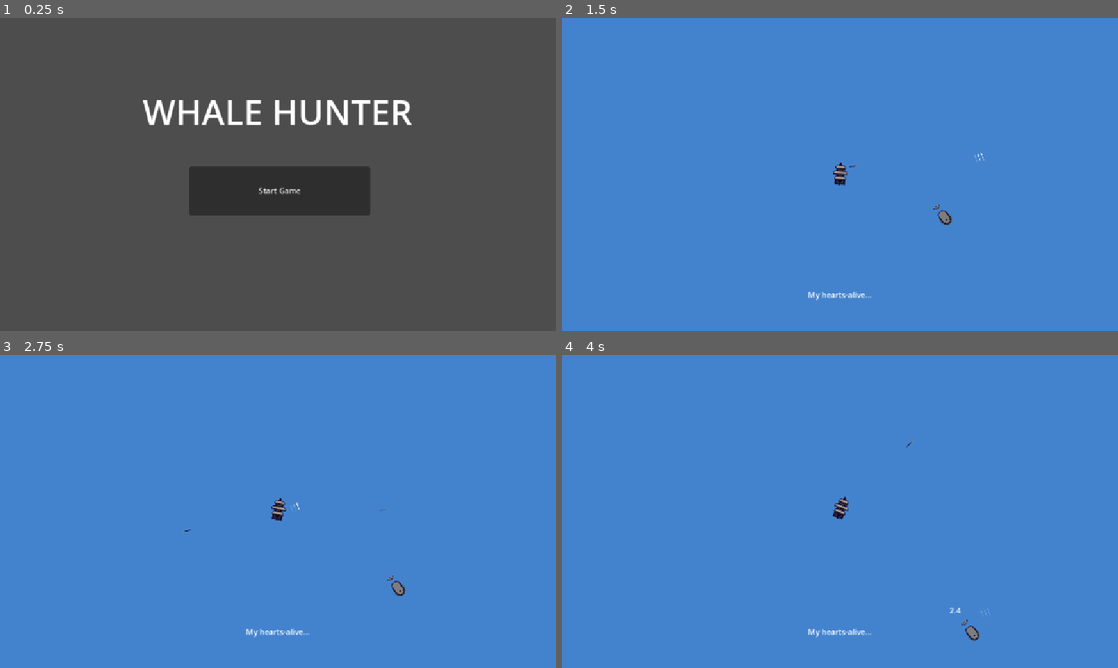
Above: before the commit, frames 1-4 (two rows, left to right).
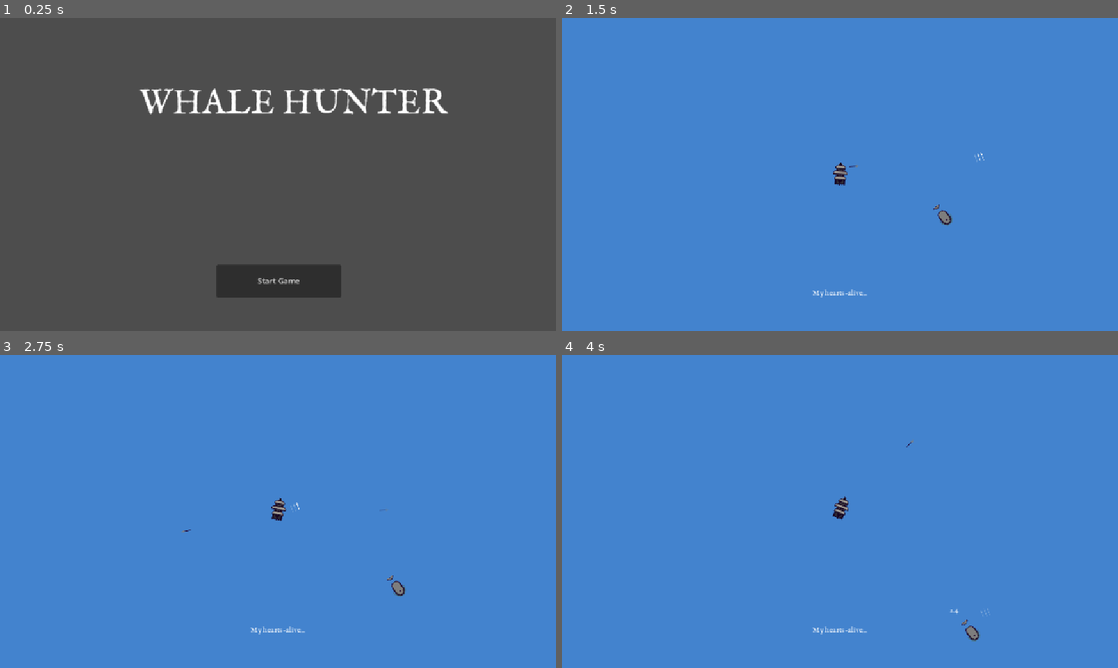
Above: after the commit, the same moments.

Repository: Waldoz53/whale-hunter
Game: Godot game, scene res://Scenes/start_menu.tscn
Same seed, same stepped clock (60 frames per second), same inputs: the game is played once before the commit and once after it.
Inputs (mouse positions are in pixels of both pictures, inside the frame that each line leads up to):
- Up to frame 1 (0.25 s): no input
- Up to frame 2 (1.5 s): click "Start Game" at 0.5 s; move the mouse to (962, 158) at 1.27 s; hold D (turn_right) from 1.28 s (still down); click (962, 158) at 1.42 s
- Up to frame 3 (2.75 s): release D (turn_right) at 2 s; drag from (166, 527) to (278, 508) at 2.02 s
- Up to frame 4 (4 s): move the mouse to (895, 442) at 2.77 s; hold D (turn_right) 2.78-3.5 s; click (895, 442) at 2.92 s; drag from (812, 574) to (967, 614) at 3.52 s

The runs differ from the first frame. In frame 1, 10% of the frame differs, in the area x 25-81%, y 22-90%; in frame 2, 0.2%; in frame 3, 0.2%; in frame 4, 0.2%.

Commit message:
some tweaks and polish

Diff:
--- a/Scenes/game_over.tscn
+++ b/Scenes/game_over.tscn
@@ -1,8 +1,10 @@
-[gd_scene load_steps=3 format=3 uid="uid://dunf81tom0emj"]
+[gd_scene load_steps=4 format=3 uid="uid://dunf81tom0emj"]
 
 [ext_resource type="Script" uid="uid://bbkkve3p6r8bt" path="res://Scenes/game_over.gd" id="1_ojehl"]
+[ext_resource type="FontFile" uid="uid://fqq2hv5508jn" path="res://Fonts/IM_Fell_English/IMFellEnglish-Regular.ttf" id="2_8fo1c"]
 
 [sub_resource type="LabelSettings" id="LabelSettings_i2yjh"]
+font = ExtResource("2_8fo1c")
 font_size = 72
 
 [node name="GameOver" type="Control"]
@@ -11,19 +13,20 @@
 script = ExtResource("1_ojehl")
 
 [node name="GameOverLabel" type="Label" parent="."]
-offset_left = 379.0
-offset_top = 171.0
-offset_right = 792.0
-offset_bottom = 270.0
-text = "GAME OVER"
+offset_left = 400.0
+offset_top = 129.0
+offset_right = 758.0
+offset_bottom = 228.0
+text = "Game Over."
 label_settings = SubResource("LabelSettings_i2yjh")
+horizontal_alignment = 1
 
 [node name="RestartButton" type="Button" parent="."]
 layout_mode = 0
-offset_left = 496.0
-offset_top = 391.0
-offset_right = 682.0
-offset_bottom = 475.0
+offset_left = 451.0
+offset_top = 511.0
+offset_right = 705.0
+offset_bottom = 574.0
 text = "Retry Game"
 
 [connection signal="pressed" from="RestartButton" to="." method="_on_restart_button_pressed"]
--- a/Scenes/main.gd
+++ b/Scenes/main.gd
@@ -4,11 +4,11 @@
 @onready var quote_overlay = $"UI/QuoteOverlay"
 
 var quotes = [
-	"Delinate chaos bewitched",
+	"No doubt the first man that ever murdered an ox was regarded as a murderer",
 	"I came to know of what fine steel the head of a harpoon is made, and how exceedingly sharp the long straight edges are always kept.",
 	"The more whales, the less fish",
 	"Prepare for what follows",
-	"Silently eyeing the vase blue eye of the sea",
+	"Silently eyeing the vast blue eye of the sea",
 	"What could be more full of meaning?",
 	"Do you not find a strange analogy to something in yourself?",
 	"The mightiest elephant is but a terrier to Leviathan",
@@ -23,6 +23,15 @@
 	"Time itself now held long breathes with keen suspense",
 	"What then remained?",
 	"The whale has no voice",
+	"A deep, settled, fanatic delirium was in his eyes.",
+	"Ego non baptizo te in nomine patris, sed in nomine diaboli!",
+	"Whale-balls for breakfast—don’t forget.",
+	"Oh, Death, why canst thou not sometimes be timely?",
+	"Ye gods!",
+	"Pay attention",
+	"Do you think the archangel Gabriel thinks anything the less of me",
+	"There is nothing wonderful",
+	"I will send you to hell.",
 
 ]
 
--- a/Scenes/main.tscn
+++ b/Scenes/main.tscn
@@ -8,15 +8,28 @@
 [ext_resource type="Texture2D" uid="uid://tgpbgry6yeuq" path="res://Tiles/whale_hunter Sprites/whale_hunter00.png" id="4_6bp64"]
 [ext_resource type="Script" uid="uid://xa7iikvnsrh1" path="res://Scripts/whale_factory.gd" id="4_jjvhh"]
 [ext_resource type="Script" uid="uid://kh3d62kwnesh" path="res://Scripts/quote_overlay.gd" id="4_jkdf5"]
+[ext_resource type="FontFile" uid="uid://fqq2hv5508jn" path="res://Fonts/IM_Fell_English/IMFellEnglish-Regular.ttf" id="5_k12tt"]
 [ext_resource type="PackedScene" uid="uid://dd4bnfh7ga2tp" path="res://Scenes/whale.tscn" id="5_kry3j"]
 [ext_resource type="Texture2D" uid="uid://ch7qlld63p543" path="res://Tiles/whale_hunter Sprites/spear_icon.png" id="5_wsu2k"]
+[ext_resource type="AudioStream" uid="uid://b4i7x7l15x1b" path="res://Sounds/ocean.wav" id="6_k12tt"]
 [ext_resource type="AudioStream" uid="uid://coef7qitgu8w7" path="res://Sounds/wood-crash.wav" id="6_ynf5e"]
 [ext_resource type="AudioStream" uid="uid://n8nrmmw2ub4s" path="res://Sounds/crossbow-fire.wav" id="8_344ge"]
 [ext_resource type="AudioStream" uid="uid://yhgd5lblwumn" path="res://Sounds/wood-creaking_new.wav" id="8_hptm8"]
 [ext_resource type="AudioStream" uid="uid://bw86d8viw8adf" path="res://Sounds/canvas-dropcloth-snap-2.wav" id="9_d1ilt"]
 
+[sub_resource type="LabelSettings" id="LabelSettings_wsu2k"]
+font = ExtResource("5_k12tt")
+
+[sub_resource type="LabelSettings" id="LabelSettings_k12tt"]
+font = ExtResource("5_k12tt")
+
 [sub_resource type="LabelSettings" id="LabelSettings_fdnlq"]
+font = ExtResource("5_k12tt")
 font_size = 32
+
+[sub_resource type="LabelSettings" id="LabelSettings_h1bgf"]
+font = ExtResource("5_k12tt")
+font_size = 18
 
 [sub_resource type="RectangleShape2D" id="RectangleShape2D_6iyac"]
 size = Vector2(16, 32)
@@ -39,11 +52,13 @@
 script = ExtResource("1_6bp64")
 
 [node name="LogLabel" type="Label" parent="UI"]
-offset_left = 509.0
-offset_top = 561.0
-offset_right = 640.0
-offset_bottom = 584.0
+offset_left = 510.0
+offset_top = 559.0
+offset_right = 641.0
+offset_bottom = 582.0
 text = "My hearts-alive..."
+label_settings = SubResource("LabelSettings_wsu2k")
+horizontal_alignment = 1
 
 [node name="CooldownLabel" type="Label" parent="UI"]
 offset_left = 17.0
@@ -51,10 +66,11 @@
 offset_right = 126.0
 offset_bottom = 63.0
 text = "cooldown test"
+label_settings = SubResource("LabelSettings_k12tt")
 
 [node name="TrackingArrow" type="Sprite2D" parent="UI"]
 modulate = Color(1, 1, 1, 0)
-position = Vector2(569, 605)
+position = Vector2(575, 606)
 texture = ExtResource("1_21xkr")
 region_rect = Rect2(6.93336, 96.7416, 19.1171, 31.0821)
 
@@ -82,11 +98,27 @@
 horizontal_alignment = 1
 autowrap_mode = 3
 
+[node name="ClickLabel" type="Label" parent="UI/QuoteOverlay"]
+z_index = 1
+layout_mode = 0
+offset_left = 32.0
+offset_top = 594.0
+offset_right = 1120.0
+offset_bottom = 635.0
+text = "(click to continue)"
+label_settings = SubResource("LabelSettings_h1bgf")
+horizontal_alignment = 1
+autowrap_mode = 3
+
 [node name="ColorRect" type="ColorRect" parent="UI/QuoteOverlay"]
 layout_mode = 0
 offset_right = 1152.0
 offset_bottom = 648.0
 color = Color(0, 0, 0, 1)
+
+[node name="QuoteMusic" type="AudioStreamPlayer" parent="UI/QuoteOverlay"]
+stream = ExtResource("6_k12tt")
+volume_db = -20.0
 
 [node name="AmmoCounter" type="Control" parent="UI"]
 layout_mode = 3
@@ -155,7 +187,7 @@
 
 [node name="TurnSound" type="AudioStreamPlayer2D" parent="Player"]
 stream = ExtResource("8_hptm8")
-volume_db = -10.0
+volume_db = -15.0
 
 [node name="MoveSound" type="AudioStreamPlayer2D" parent="Player"]
 stream = ExtResource("9_d1ilt")
--- a/Scenes/start_menu.tscn
+++ b/Scenes/start_menu.tscn
@@ -1,8 +1,10 @@
-[gd_scene load_steps=3 format=3 uid="uid://bfjkr1h3coxp3"]
+[gd_scene load_steps=4 format=3 uid="uid://bfjkr1h3coxp3"]
 
 [ext_resource type="Script" uid="uid://blgkaxekja8si" path="res://Scripts/start_menu.gd" id="1_juhg0"]
+[ext_resource type="FontFile" uid="uid://fqq2hv5508jn" path="res://Fonts/IM_Fell_English/IMFellEnglish-Regular.ttf" id="2_jgtwh"]
 
 [sub_resource type="LabelSettings" id="LabelSettings_8dijm"]
+font = ExtResource("2_jgtwh")
 font_size = 72
 
 [node name="StartMenu" type="Control"]
@@ -12,20 +14,20 @@
 
 [node name="TitleLabel" type="Label" parent="."]
 layout_mode = 0
-offset_left = 295.0
-offset_top = 143.0
-offset_right = 854.0
-offset_bottom = 242.0
+offset_left = 288.0
+offset_top = 131.0
+offset_right = 926.0
+offset_bottom = 230.0
 text = "WHALE HUNTER"
 label_settings = SubResource("LabelSettings_8dijm")
 horizontal_alignment = 1
 
 [node name="StartButton" type="Button" parent="."]
 layout_mode = 0
-offset_left = 392.0
-offset_top = 307.0
-offset_right = 766.0
-offset_bottom = 408.0
+offset_left = 448.0
+offset_top = 510.0
+offset_right = 706.0
+offset_bottom = 578.0
 text = "Start Game"
 
 [connection signal="pressed" from="StartButton" to="." method="_on_start_button_pressed"]
--- a/Scenes/whale.tscn
+++ b/Scenes/whale.tscn
@@ -1,9 +1,8 @@
-[gd_scene load_steps=6 format=3 uid="uid://dd4bnfh7ga2tp"]
+[gd_scene load_steps=5 format=3 uid="uid://dd4bnfh7ga2tp"]
 
 [ext_resource type="Script" uid="uid://cx52pbplsgscv" path="res://Scripts/whale.gd" id="1_jns7k"]
 [ext_resource type="Texture2D" uid="uid://3wxh4w51lt04" path="res://Tiles/whale_hunter Sprites/whale_hunter07.png" id="2_ltmiw"]
 [ext_resource type="Texture2D" uid="uid://3utnwnlm3a0a" path="res://Tiles/whale_hunter Sprites/whale_hunter04.png" id="3_ltmiw"]
-[ext_resource type="AudioStream" uid="uid://ds654frl8jcug" path="res://Sounds/hoarse-grunt_ORIGINAL.wav" id="4_umla4"]
 
 [sub_resource type="CapsuleShape2D" id="CapsuleShape2D_ycc85"]
 radius = 7.0
@@ -27,7 +26,4 @@
 position = Vector2(0, -4)
 shape = SubResource("CapsuleShape2D_ycc85")
 
-[node name="HitSound" type="AudioStreamPlayer2D" parent="."]
-stream = ExtResource("4_umla4")
-
 [connection signal="area_entered" from="." to="." method="_on_area_entered"]
--- a/Scripts/quote_overlay.gd
+++ b/Scripts/quote_overlay.gd
@@ -1,6 +1,6 @@
 extends Control
 
-signal quote_closed
+#signal quote_closed
 
 @onready var label = $QuoteLabel
 
@@ -8,9 +8,11 @@
 	label.text = text
 	visible = true
 	get_tree().paused = true
+	$QuoteMusic.play()
 
 func _input(event: InputEvent) -> void:
 	if event is InputEventMouseButton and event.pressed:
 		visible = false
 		get_tree().paused = false
-		emit_signal("quote_closed")
+		$QuoteMusic.stop()
+		#emit_signal("quote_closed")
--- a/Scripts/whale.gd
+++ b/Scripts/whale.gd
@@ -28,6 +28,9 @@
 	original_modulate = main_sprite.modulate
 
 func _physics_process(delta: float) -> void:
+	if is_dead:
+		return
+
 	match state:
 		ReactionState.IDLE:
 			current_speed = move_toward(current_speed, speed, acceleration * delta)
@@ -85,7 +88,6 @@
 			_attack()
 
 	player.track_whale(self)
-	$HitSound.play()
 	$MainSprite.modulate = Color(1, 0, 0)
 	await get_tree().create_timer(0.2).timeout
 	$MainSprite.modulate = original_modulate
Binary file added: Fonts/IM_Fell_English/IMFellEnglish-Italic.ttf
Not shown, added: Fonts/IM_Fell_English/IMFellEnglish-Italic.ttf.import
Binary file added: Fonts/IM_Fell_English/IMFellEnglish-Regular.ttf
Not shown, added: Fonts/IM_Fell_English/IMFellEnglish-Regular.ttf.import
Not shown, added: Fonts/IM_Fell_English/OFL.txt
Not shown: 1 places in Scenes/main.tscn that only renumber resources
Not shown, added: Sounds/360302__brennanium135__hit-with-something.wav.import
Not shown, added: Sounds/ocean.wav.import
Not shown, changed: README.md
Not shown, added: Sounds/360302__brennanium135__hit-with-something.wav
Not shown, added: Sounds/ocean.wav
